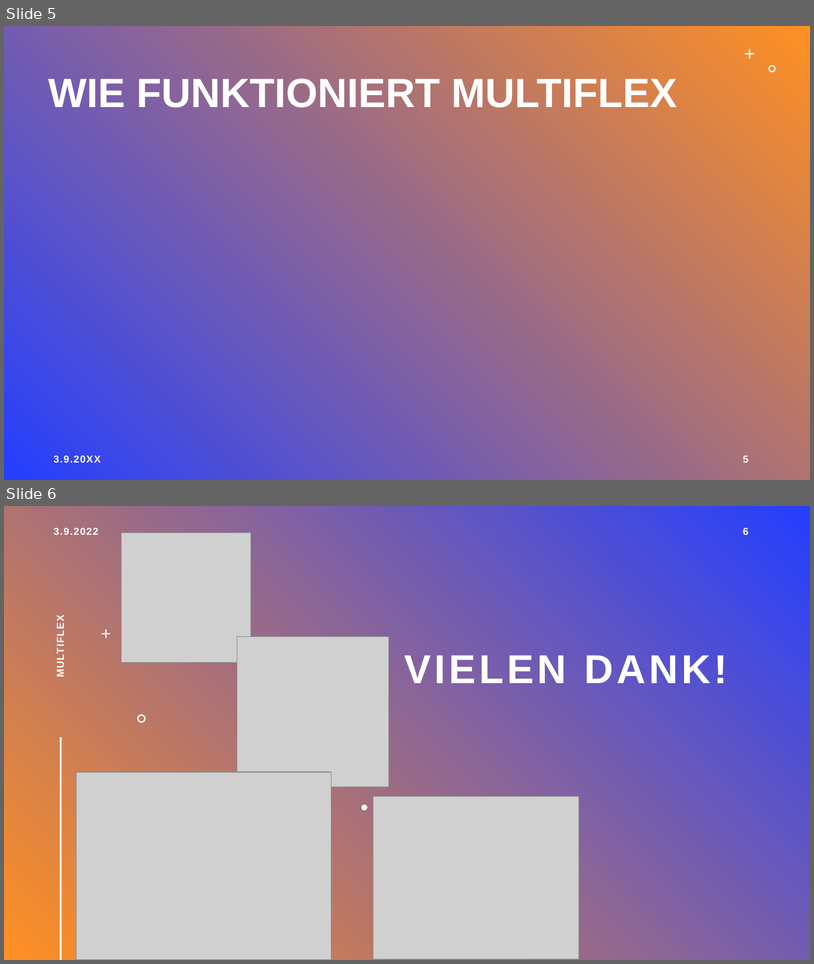
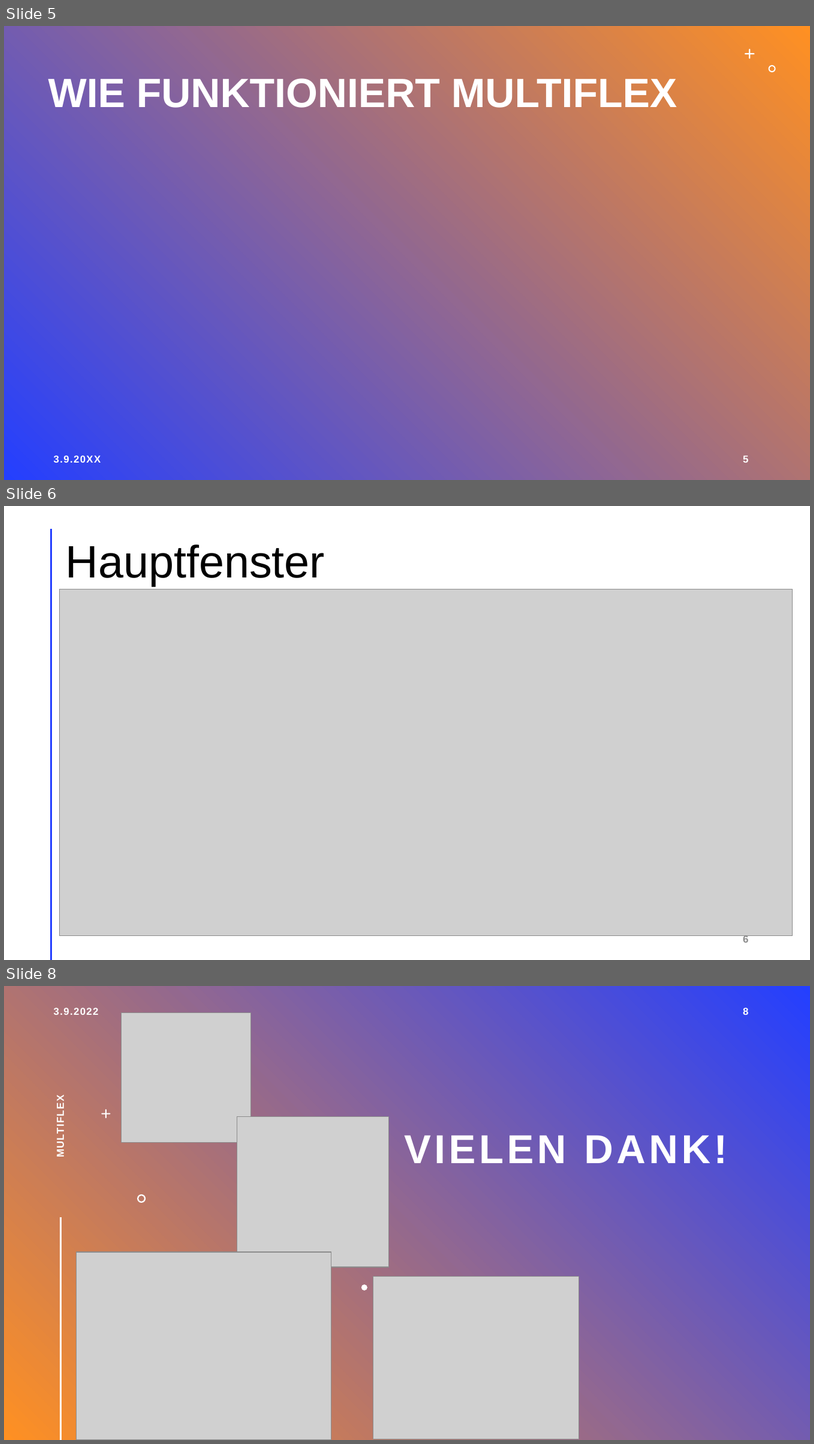
Before and after one commit to LegitesMax/multiflexlbkv, a slide deck: Präsentation/Introduction.pptx. Shown one above the other, each under a label of ours: slides 5 and 6 before the commit, slides 5, 6 and 8 after it; the slides between them are not shown. The pictures are 814x964 and 814x1444 pixels, drawn with LibreOffice and Linux fonts; fonts in the diff are those of the drawing; grey boxes stand for pictures. Boxes give left, top, right and bottom in pixels: in the first picture for what was removed or moved away, otherwise in the second. Text is boxed around its words. In the diff, an @@ line names an element or a change of style, - is before the commit and + after.

```diff
--- a/Präsentation/Introduction.pptx
+++ b/Präsentation/Introduction.pptx
@@ slide 6 added at box(4, 506, 810, 960), background #FFFFFF @@
@@ line added from (51, 529) to (51, 959), #FF9022 2 pt @@
@@ title added at box(65, 544, 325, 586), 54 pt, text #000000 @@
+Hauptfenster
@@ picture added at box(60, 589, 794, 936) @@
@@ page number added at box(743, 935, 749, 945), 12 pt, text #8C8C8C, bold @@
+6
@@ what was slide 6 is now slide 8 @@
```
Also in this commit, not shown: 1 other slide added, 2 other files.
